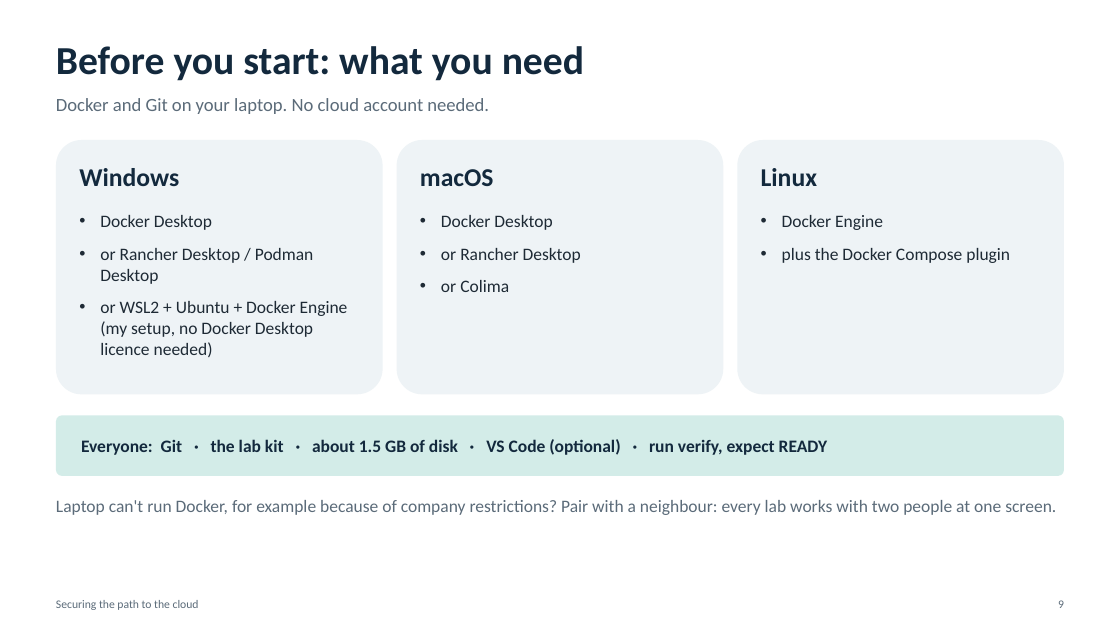
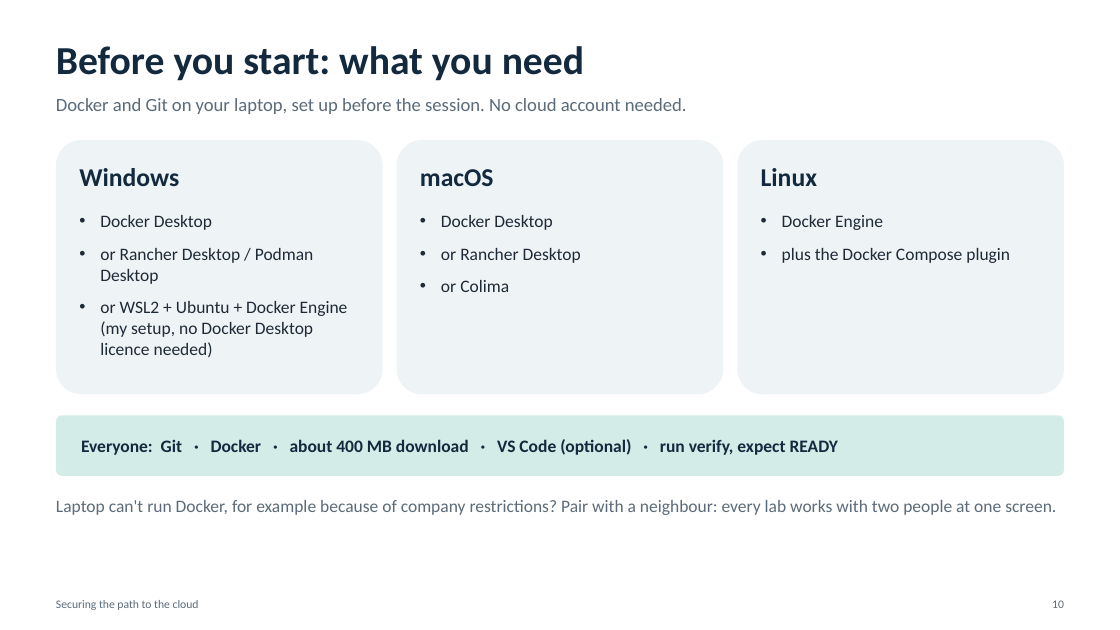
Before and after one commit to PrathameshChopade/MIT-Cloud-Demo, a slide deck: slide 10 of presentation/Securing-the-Path-to-the-Cloud.pptx (slide 9 before the commit). Drawn at 1120x630 pixels with LibreOffice and Linux fonts; fonts in the diff are those of the drawing. Boxes give left, top, right and bottom in pixels: in the first picture for what was removed or moved away, otherwise in the second. Text is boxed around its words. In the diff, an @@ line names an element or a change of style, - is before the commit and + after.

```diff
--- a/presentation/Securing-the-Path-to-the-Cloud.pptx
+++ b/presentation/Securing-the-Path-to-the-Cloud.pptx
@@ text at <box>56,98,687,114</box>: text changed @@
-Docker and Git on your laptop. No cloud account needed.
+Docker and Git on your laptop, set up before the session. No cloud account needed.
@@ text in rounded rectangle at <box>81,439,838,455</box>: text changed @@
-Everyone: Git · the lab kit · about 1.5 GB of disk · VS Code (optional) · run verify, expect READY
+Everyone: Git · Docker · about 400 MB download · VS Code (optional) · run verify, expect READY
@@ text at <box>1052,600,1064,608</box>: text changed @@
-9
+10
```
Also in this commit, not shown: 23 other slides changed, 2 slides added.
